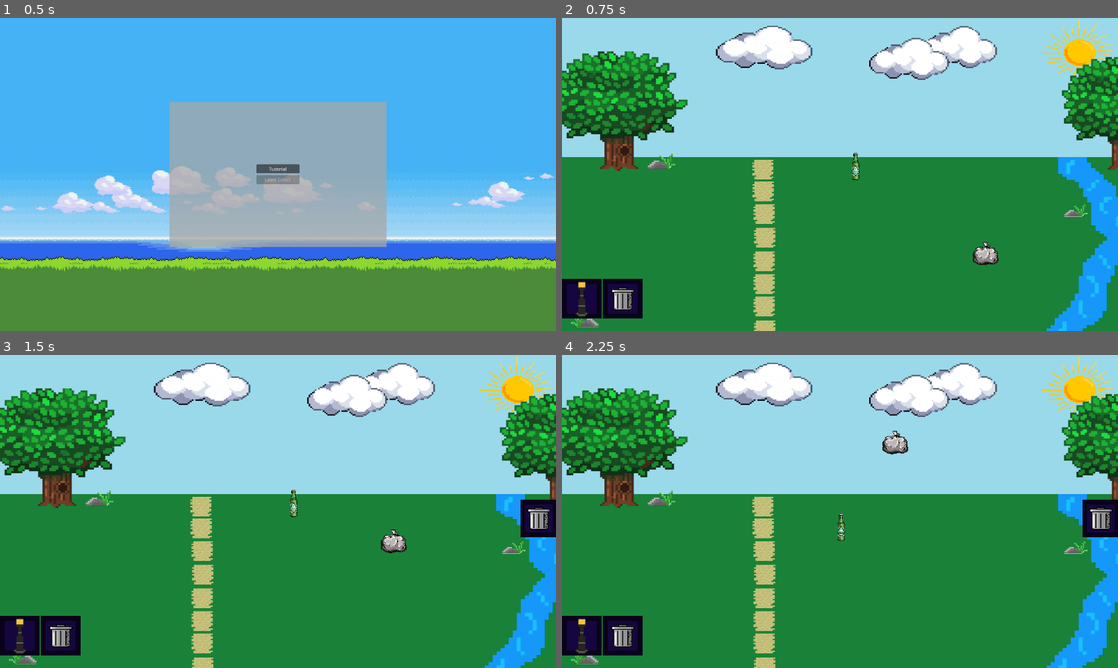
Above: before the commit, frames 1-4 (two rows, left to right).
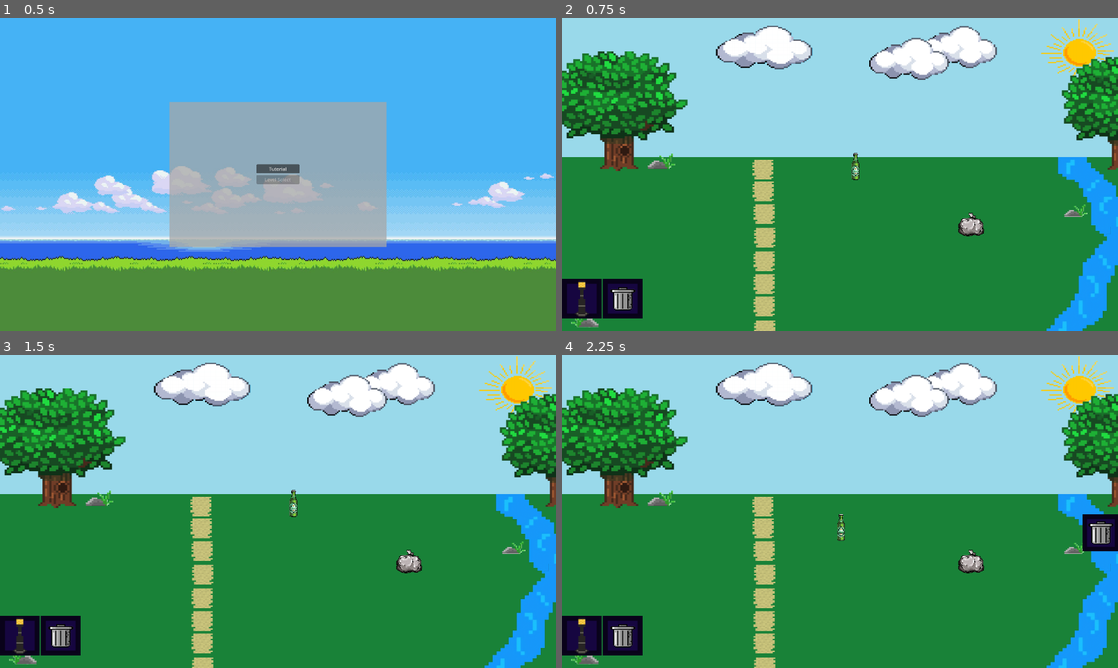
Above: after the commit, the same moments.

Repository: SkinnyJeansPear/PX-Group-2-Repo
Game: Godot game, scene res://Scenes/main_menu.tscn
The game is run twice, just before and just after one commit, with the same random seed, the same clock (stepped at 60 frames per second) and the same inputs.
Inputs (mouse positions are in pixels of both pictures, inside the frame that each line leads up to):
- Up to frame 1 (0.5 s): no input
- Up to frame 2 (0.75 s): click "Tutorial" at 0.5 s
- Up to frame 3 (1.5 s): tap Enter at 1.25 s; drag from (422, 589) to (333, 442) at 1.27 s
- Up to frame 4 (2.25 s): drag from (856, 505) to (812, 574) at 2.02 s

Frame 1 is identical in both runs. In frame 2, 0.5% of the frame differs, in the area x 71-79%, y 62-80%; in frame 3, 1.3%; in frame 4, 1.4%, in the area x 57-100%, y 24-70%.

Commit message:
Fixed Object Trashing Sound

Diff:
--- a/Scenes/Levels/Tutorial.tscn
+++ b/Scenes/Levels/Tutorial.tscn
@@ -11,7 +11,7 @@
 [ext_resource type="Script" uid="uid://df4dud7inlen8" path="res://Scripts/object.gd" id="9_1wrtt"]
 [ext_resource type="Texture2D" uid="uid://cn8ok36mjpaaa" path="res://Assests/Trashcan.png" id="10_1llwk"]
 [ext_resource type="Script" uid="uid://bhirg7xwu1jd" path="res://Scripts/trash_bar.gd" id="11_u4w04"]
-[ext_resource type="AudioStream" uid="uid://lx2y7nuhp4yn" path="res://Sounds/trashed_object.ogg" id="12_u3mja"]
+[ext_resource type="AudioStream" uid="uid://lx2y7nuhp4yn" path="res://Sounds/trashed object sound.ogg" id="12_u3mja"]
 
 [sub_resource type="TileSetAtlasSource" id="TileSetAtlasSource_pdb2y"]
 texture = ExtResource("6_egla1")
@@ -37,10 +37,10 @@
 
 [node name="Garbage" type="TextureRect" parent="CanvasLayer/DragLayer" groups=["draggable"]]
 layout_mode = 0
-offset_left = 1400.0
-offset_top = 750.0
-offset_right = 1528.0
-offset_bottom = 878.0
+offset_left = 1350.0
+offset_top = 650.0
+offset_right = 1478.0
+offset_bottom = 778.0
 texture = ExtResource("2_u3mja")
 expand_mode = 1
 script = ExtResource("3_v6tyg")
@@ -106,6 +106,19 @@
 expand_mode = 1
 script = ExtResource("9_1wrtt")
 
+[node name="counter" type="Label" parent="NavBar/ScrollContainer/HBoxContainer/TextureRect"]
+layout_mode = 1
+anchors_preset = 3
+anchor_left = 1.0
+anchor_top = 1.0
+anchor_right = 1.0
+anchor_bottom = 1.0
+offset_left = -40.0
+offset_top = -23.0
+grow_horizontal = 0
+grow_vertical = 0
+theme_override_colors/font_color = Color(1, 1, 1, 1)
+
 [node name="TextureRect2" type="TextureRect" parent="NavBar/ScrollContainer/HBoxContainer"]
 layout_mode = 2
 texture = ExtResource("7_fxugg")
@@ -128,6 +141,20 @@
 expand_mode = 1
 script = ExtResource("9_1wrtt")
 
+[node name="counter" type="Label" parent="NavBar/ScrollContainer/HBoxContainer/TextureRect2"]
+layout_mode = 1
+anchors_preset = 3
+anchor_left = 1.0
+anchor_top = 1.0
+anchor_right = 1.0
+anchor_bottom = 1.0
+offset_left = -181.0
+offset_top = -23.0
+offset_right = -141.0
+grow_horizontal = 0
+grow_vertical = 0
+theme_override_colors/font_color = Color(1, 1, 1, 1)
+
 [node name="TrashBar" type="Control" parent="."]
 layout_mode = 3
 anchors_preset = 0
@@ -138,9 +165,9 @@
 [node name="TextureRect" type="TextureRect" parent="TrashBar"]
 layout_mode = 0
 offset_left = 1950.0
-offset_top = 500.0
+offset_top = 550.0
 offset_right = 2078.0
-offset_bottom = 628.0
+offset_bottom = 678.0
 texture = ExtResource("7_fxugg")
 
 [node name="Bin" type="TextureRect" parent="TrashBar/TextureRect"]
@@ -161,4 +188,4 @@
 
 [node name="trashed_object" type="AudioStreamPlayer" parent="TrashBar/TextureRect/Bin"]
 stream = ExtResource("12_u3mja")
-volume_db = 14.508
+volume_db = 8.254
--- a/project.godot
+++ b/project.godot
@@ -19,6 +19,7 @@
 
 window/size/viewport_width=1920
 window/size/viewport_height=1080
+window/size/mode=1
 window/stretch/mode="viewport"
 window/stretch/aspect="expand"
 
Not shown, added: Sounds/trashed object sound.ogg.import
Not shown, removed: Sounds/trashed_object.ogg.import
Not shown, added: Sounds/trashed object sound.ogg
